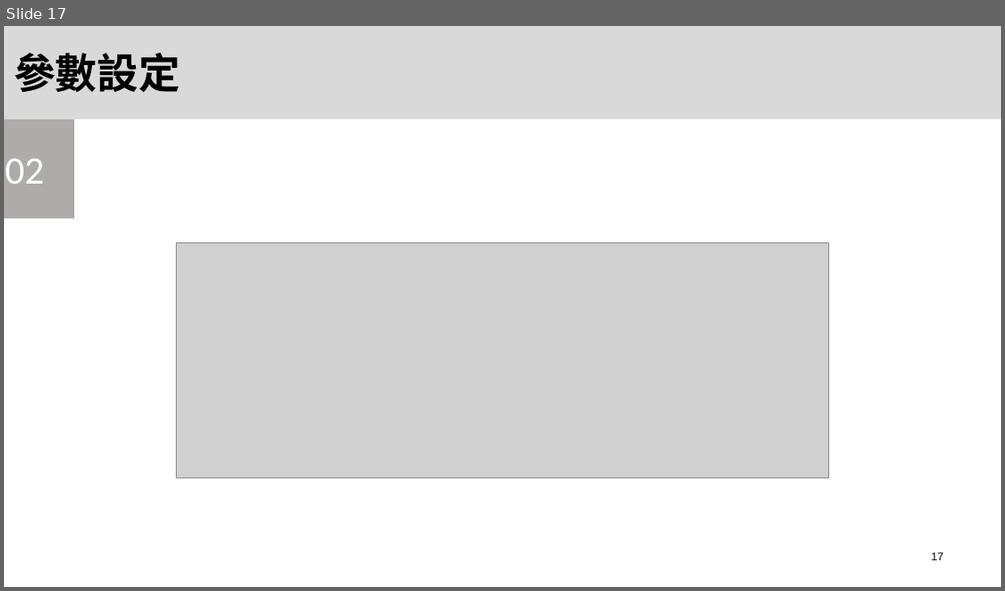
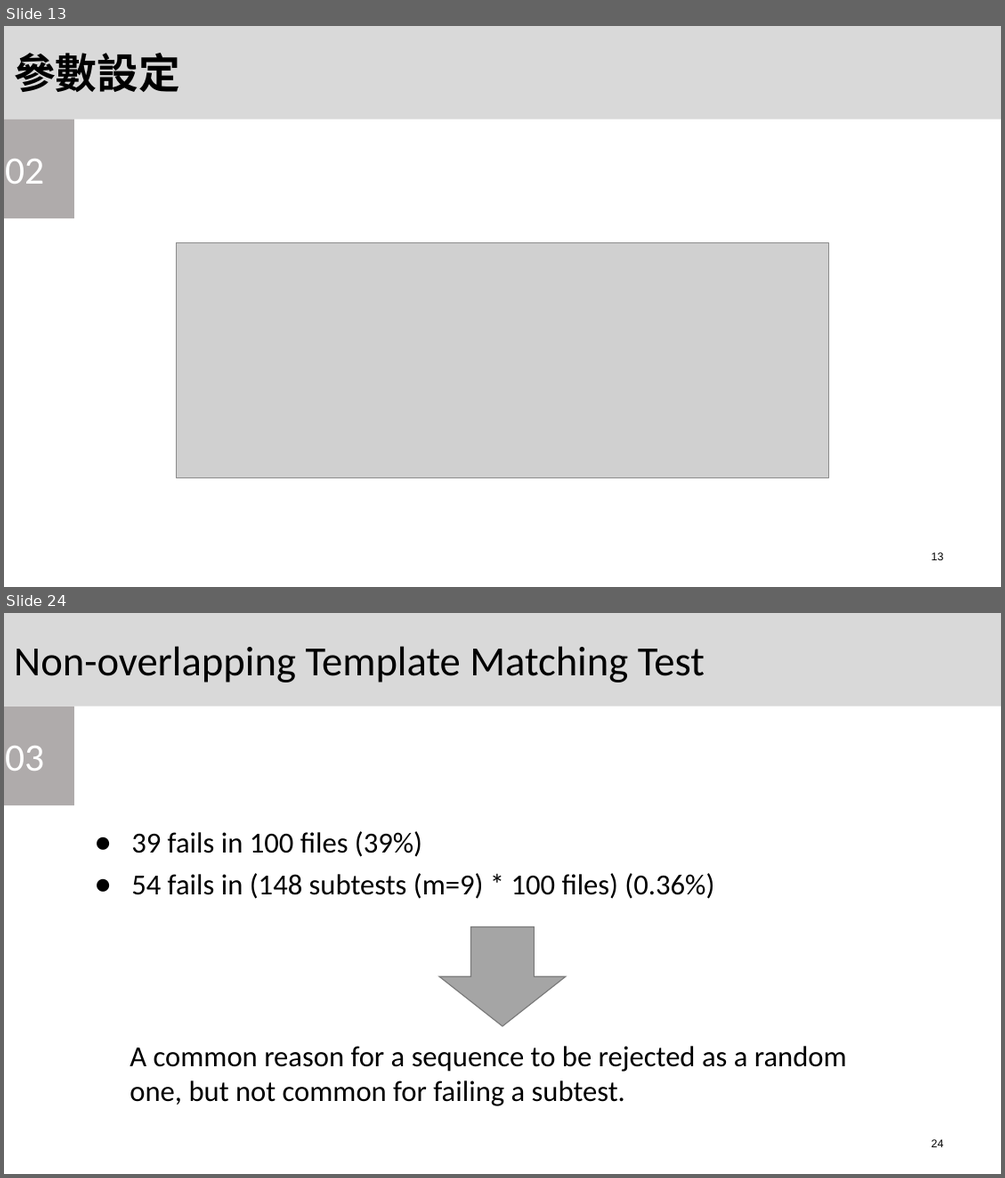
Before and after one commit to OYungShen/HardWare_Security_Final_project, a slide deck: Final.pptx. Shown one above the other, each under a label of ours: slide 17 before the commit, slides 13 and 24 after it; the slides between them are not shown. The pictures are 1005x591 and 1005x1178 pixels, drawn with LibreOffice and Linux fonts; fonts in the diff are those of the drawing; grey boxes stand for pictures. Boxes give left, top, right and bottom in pixels: in the first picture for what was removed or moved away, otherwise in the second. Text is boxed around its words. In the diff, an @@ line names an element or a change of style, - is before the commit and + after.

```diff
--- a/Final.pptx
+++ b/Final.pptx
@@ slide 24 added at bbox=[4, 613, 1001, 1174], background #FFFFFF @@
@@ rectangle added at bbox=[4, 613, 1001, 706], fill #D9D9D9, 40 pt, text #000000 @@
+Non-overlapping Template Matching Test
@@ rectangle added at bbox=[4, 706, 74, 806], fill #AFABAB, 37.3 pt, text #FFFFFF @@
+03
@@ text added at bbox=[131, 831, 714, 899], 28 pt, text #000000 @@
+● 39 fails in 100 files (39%)
+● 54 fails in (148 subtests (m=9) * 100 files) (0.36%)
@@ down arrow added at bbox=[439, 927, 566, 1027], fill #A5A5A5, outline #7A7A7A 1 pt @@
@@ text added at bbox=[129, 1046, 847, 1106], 28 pt, text #000000 @@
+A common reason for a sequence to be rejected as a random one, but not common for failing a subtest.
@@ page number added at bbox=[931, 1139, 944, 1147], 10.7 pt, text #000000 @@
+24
@@ what was slide 17 is now slide 13 @@
@@ page number at bbox=[931, 552, 944, 560]: text changed @@
-17
+13
```
Also in this commit, not shown: 9 slides changed, 26 other slides added, 3 slides removed, 5 other files.
